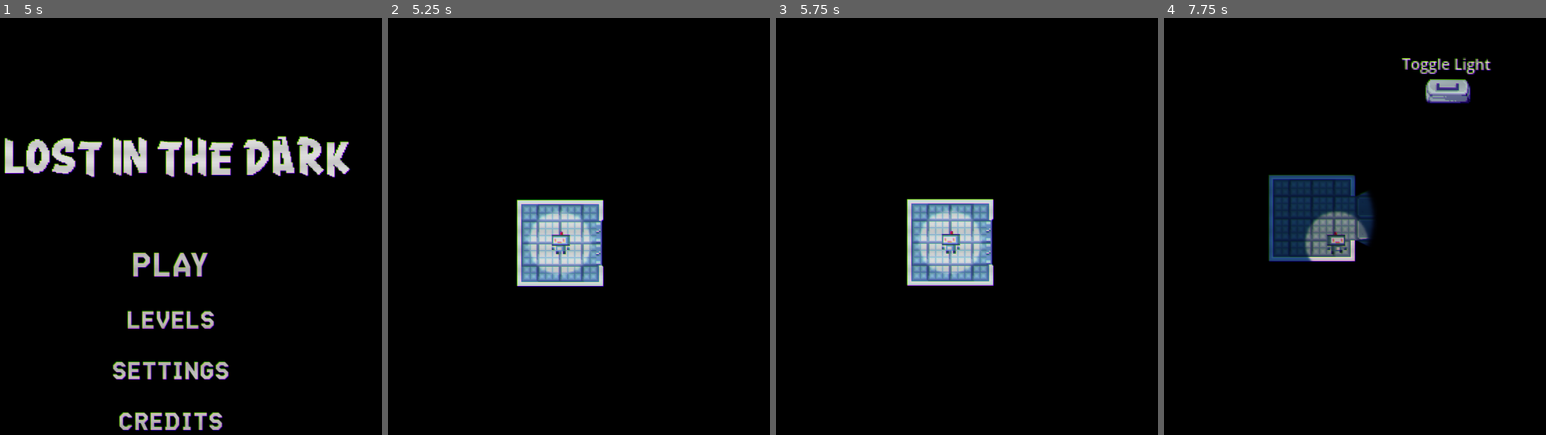
Above: before the commit, frames 1-4 (left to right).
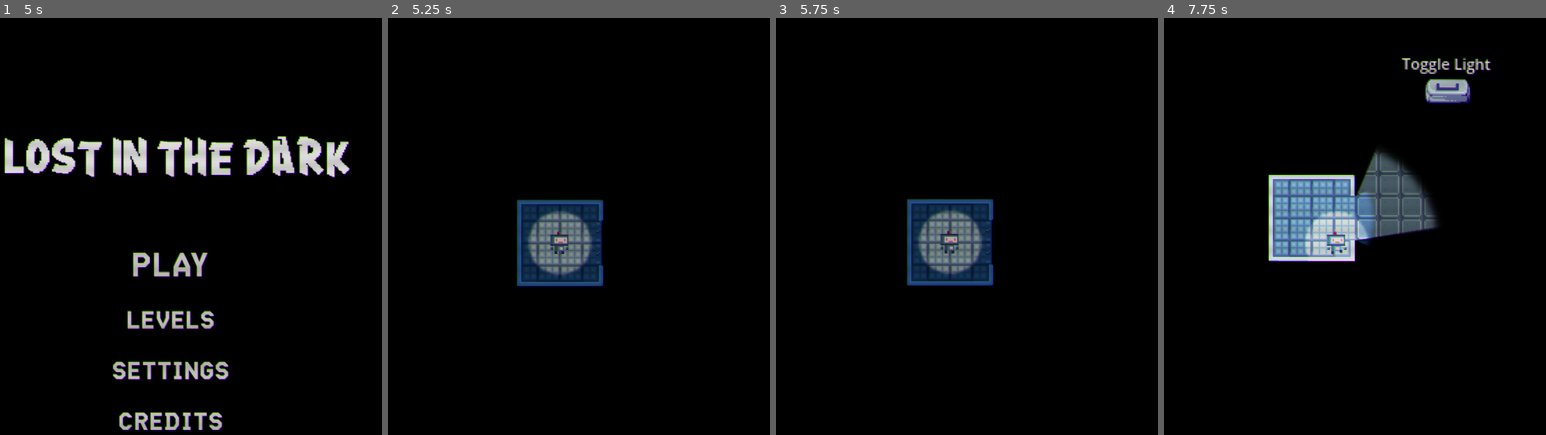
Above: after the commit, the same moments.

Repository: CookieCherith0969/GDM-Assignment-4
Game: Godot game, scene res://Scenes/Levels/StartMenu.tscn
Two runs of this game, one before a commit and one after it. Both use one fixed random seed, a clock stepped at 60 frames per second and the inputs below.
Inputs (mouse positions are in pixels of both pictures, inside the frame that each line leads up to):
- Up to frame 1 (5 s): click "PLAY" at 0.5 s; move the mouse to (271, 222) at 1.27 s; hold D (Right) 1.28-2.03 s; hold E (Interact) 1.28-2.03 s; move the mouse to (84, 264) at 2.02 s; hold S (Down) 2.03-2.78 s; tap Space (Light) at 2.1 s; move the mouse to (217, 143) at 2.77 s; hold D (Right) 2.78-3.53 s; hold C (TempCorrupt) 2.78-3.53 s; tap Enter at 3.5 s; move the mouse to (148, 334) at 3.52 s; hold W (Up) 3.53-4.28 s; tap E (Interact) at 3.6 s; move the mouse to (309, 309) at 4.27 s; hold A (Left) from 4.28 s (still down); hold Space (Light) from 4.28 s (still down); tap Escape (Menu) at 4.9 s
- Up to frame 2 (5.25 s): release A (Left) at 5 s; release Space (Light) at 5 s; click "PLAY" at 5 s
- Up to frame 3 (5.75 s): no input
- Up to frame 4 (7.75 s): move the mouse to (1202, 176) at 5.77 s; hold A (Left) 5.78-6.53 s; tap C (TempCorrupt) at 5.85 s; move the mouse to (1358, 243) at 6.52 s; hold S (Down) 6.53-7.28 s; hold E (Interact) 6.53-7.28 s; move the mouse to (1270, 130) at 7.27 s; hold D (Right) from 7.28 s (still down); tap Space (Light) at 7.35 s

Frame 1 is identical in both runs. In frame 2, 4.8% of the frame differs, in the area x 33-57%, y 43-65%; in frame 3, 4.8%; in frame 4, 7.9%, in the area x 27-72%, y 31-59%.

Commit message:
Fixed audio menu crash

Diff:
--- a/Scripts/Audio.gd
+++ b/Scripts/Audio.gd
@@ -8,7 +8,7 @@
 	$VBoxContainer/CreaturesSlider,
 	$VBoxContainer/PlantsSlider,
 	$VBoxContainer/MachinesSlider,
-	$VBoxContainer/AmbienceSlider
+	$VBoxContainer/MusicSlider
 ]
 
 func _ready():
--- a/Scripts/MenuScript.gd
+++ b/Scripts/MenuScript.gd
@@ -1,5 +1,7 @@
 extends Control
 
+func _ready():
+	PlayerManager.reset_player_state()
 
 func _on_credits_button_pressed():
 	SoundManager.menu_button()
